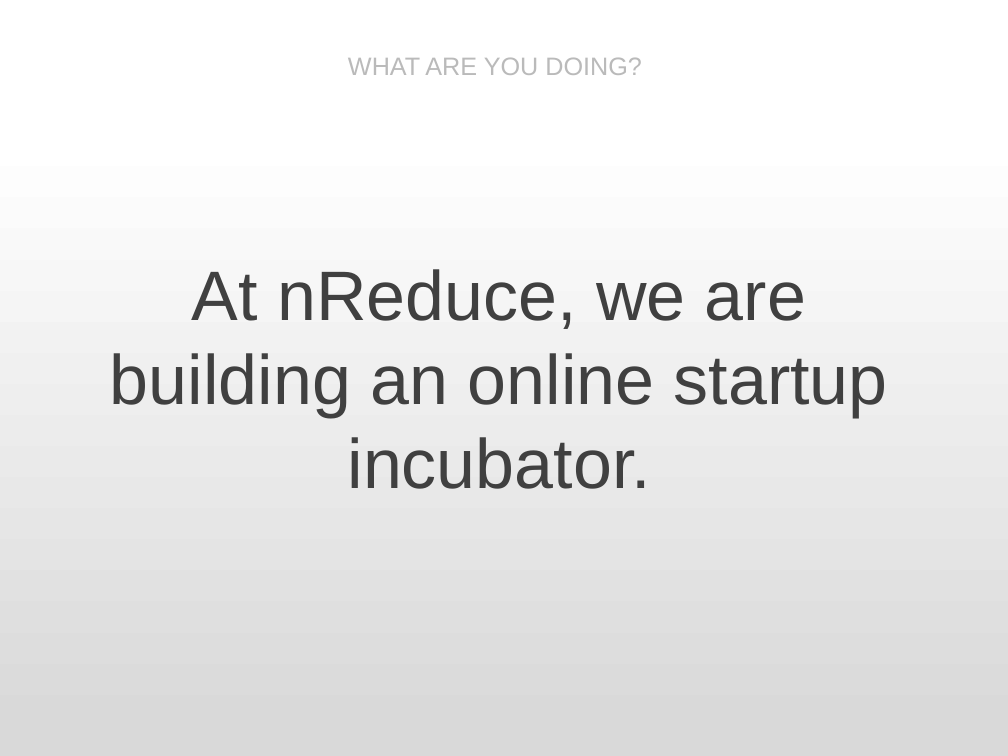
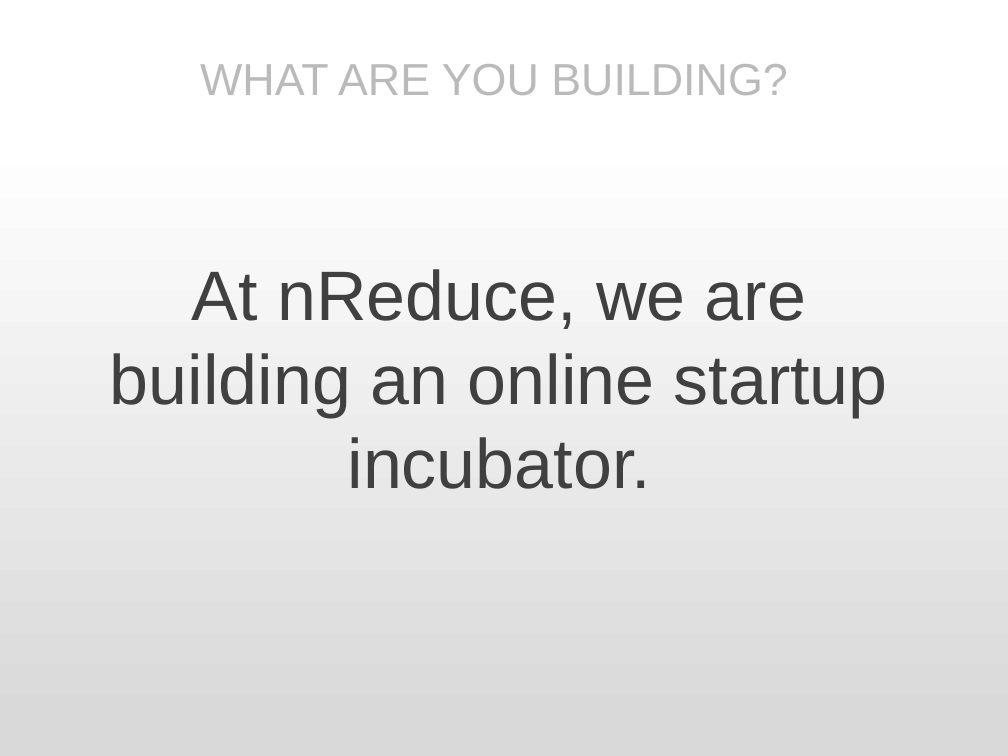
Before and after one commit to joemellin/nReduce, a slide deck: slide 1 of public/nreduce_stock_deck.pptx. Drawn at 1008x756 pixels with LibreOffice and Linux fonts; fonts in the diff are those of the drawing. Boxes give left, top, right and bottom in pixels: in the first picture for what was removed or moved away, otherwise in the second. Text is boxed around its words. In the diff, an @@ line names an element or a change of style, - is before the commit and + after.

```diff
--- a/public/nreduce_stock_deck.pptx
+++ b/public/nreduce_stock_deck.pptx
@@ text at (200, 64, 788, 95): text changed; size 18 to 32 pt @@
-WHAT ARE YOU DOING?
+WHAT ARE YOU BUILDING?
```
Also in this commit, not shown: 3 other slides changed.
